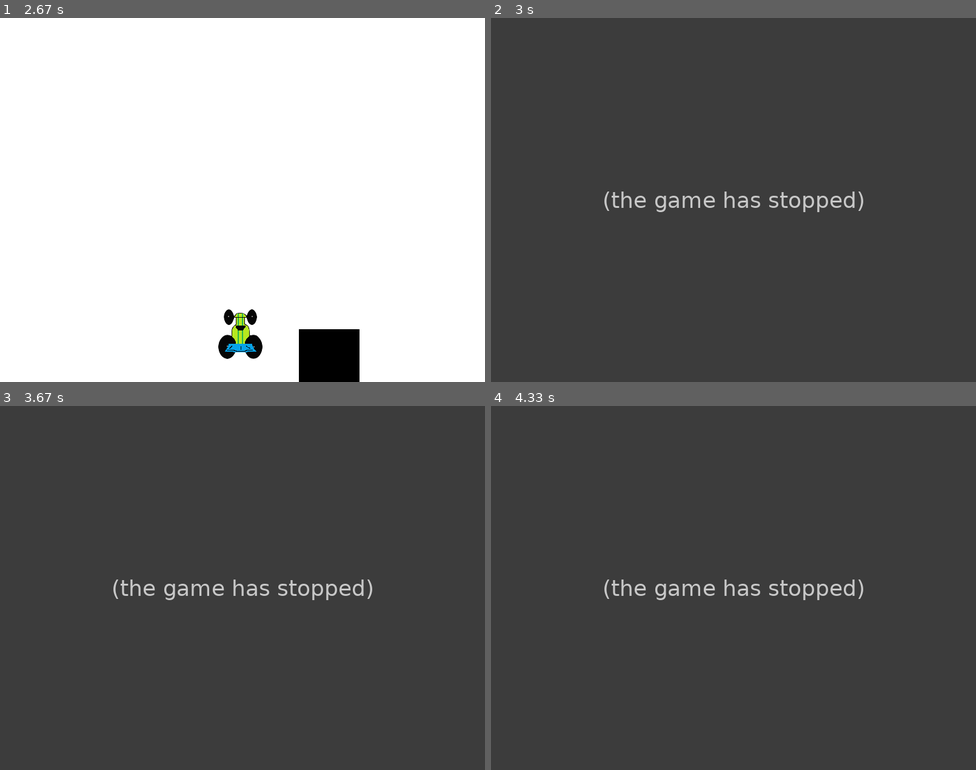
Above: before the commit, frames 1-4 (two rows, left to right).
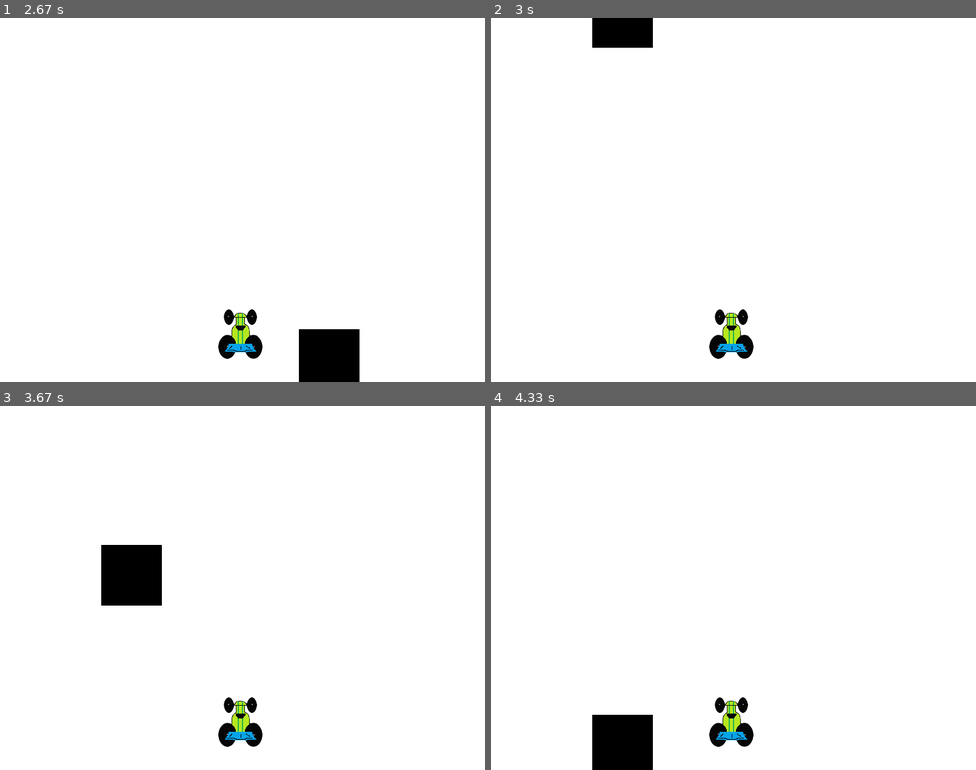
Above: after the commit, the same moments.

Repository: KJSCE-Codecell/Pygame-Workshop
Game: pygame game, started from main.py
Two runs of this game, one before a commit and one after it. Both use one fixed random seed, a clock stepped at 60 frames per second and the inputs below.
Inputs:
- Up to frame 1 (2.67 s): no input
- Up to frame 2 (3 s): no input
- Up to frame 3 (3.67 s): no input
- Up to frame 4 (4.33 s): no input

Frame 1 is identical in both runs. In frame 2, 100% of the frame differs, in the area x 0-100%, y 0-100%; in frame 3, 100%; in frame 4, 100%.
Before the commit the program exited at 2.83 s; later frames show no game.

Commit message:
pre-alpha release

Diff:
--- a/carmodule.py
+++ b/carmodule.py
@@ -36,8 +36,8 @@
     def get_score(self):
         return self.score
 
-    def increase_score(self, crashed):
-        if crashed:
+    def increase_score(self, dodged):
+        if not dodged:
             self.crash()
         else:
             self.score += 1
--- a/main.py
+++ b/main.py
@@ -72,8 +72,8 @@
         if(block_starty>display_height):
             block_starty = 0 - block_height
             block_startx = random.randrange(0,display_width)
+            isDodged = True
             mycar.increase_score(isDodged)
-            isDodged = True
             #block_speed +=0.5 increase speed
             block_width+= (dodged * 1.2)
 
